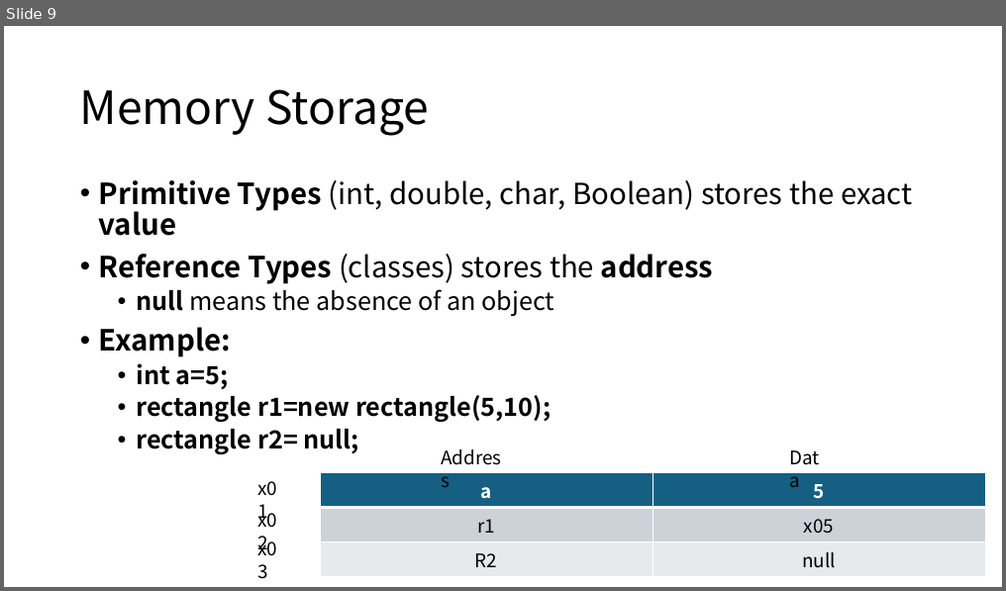
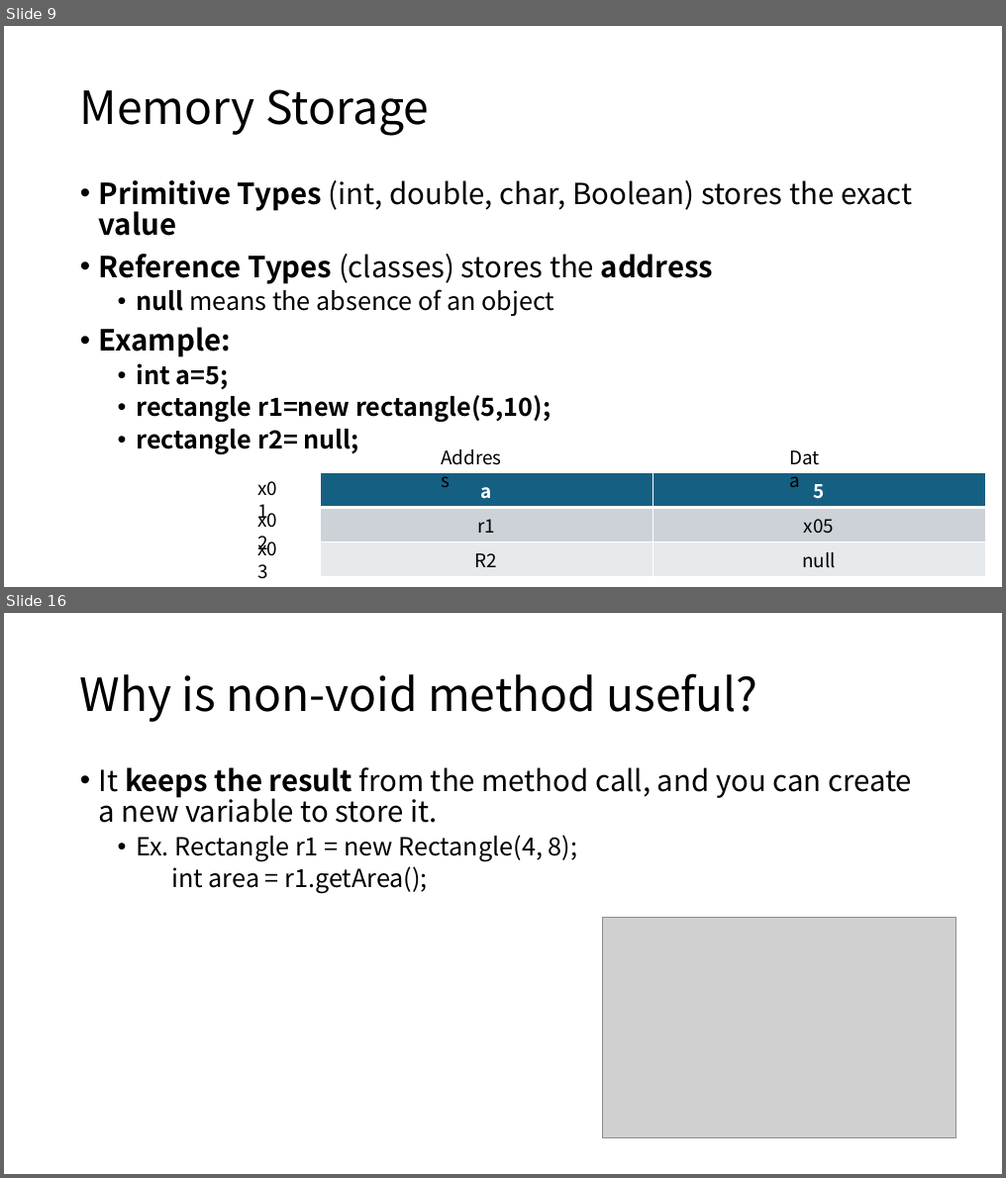
Before and after one commit to siw028/siwen.github.io, a slide deck: files/APCSA/Unit2.pptx. Shown one above the other, each under a label of ours: slide 9 before the commit, slides 9 and 16 after it; the slides between them are not shown. The pictures are 1006x591 and 1006x1178 pixels, drawn with LibreOffice and Linux fonts; fonts in the diff are those of the drawing; grey boxes stand for pictures. Boxes give left, top, right and bottom in pixels: in the first picture for what was removed or moved away, otherwise in the second. Text is boxed around its words. In the diff, an @@ line names an element or a change of style, - is before the commit and + after.

```diff
--- a/files/APCSA/Unit2.pptx
+++ b/files/APCSA/Unit2.pptx
@@ slide 16 added at bbox=[4, 613, 1002, 1174], background #FFFFFF @@
@@ title added at bbox=[80, 673, 757, 722], 44 pt, text #000000 @@
+Why is non-void method useful?
@@ text added at bbox=[99, 767, 912, 894], 28 pt, text #000000 @@
+• It keeps the result from the method call, and you can create a new variable to store it.
+  • Ex. Rectangle r1 = new Rectangle(4, 8);
+    int area = r1.getArea();
@@ picture added at bbox=[603, 918, 955, 1139] @@
```
Also in this commit, not shown: 24 other slides added.
